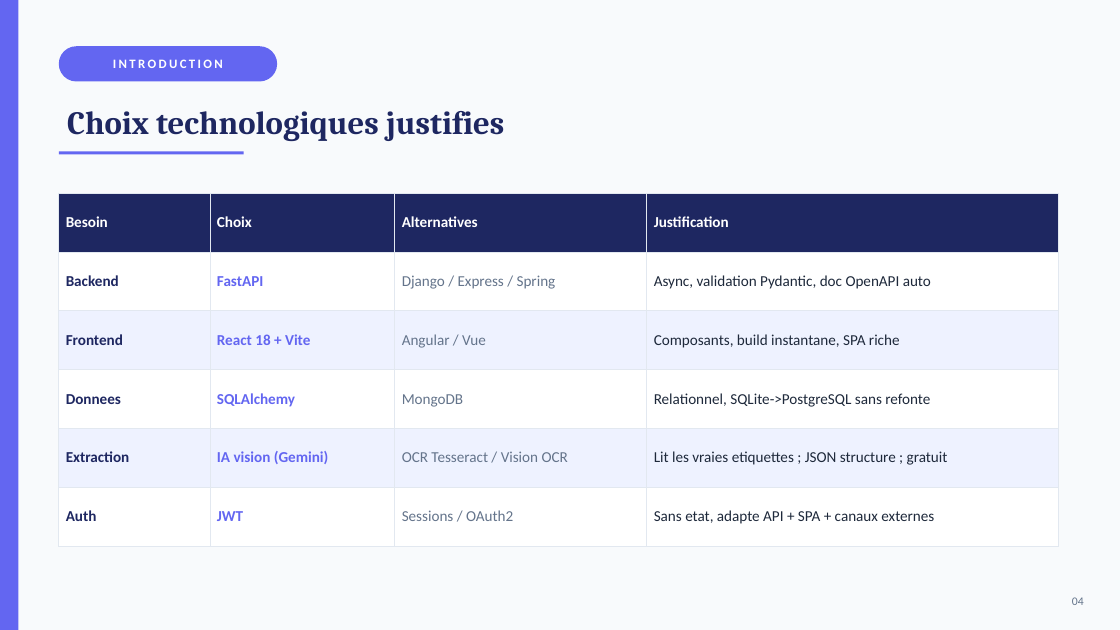
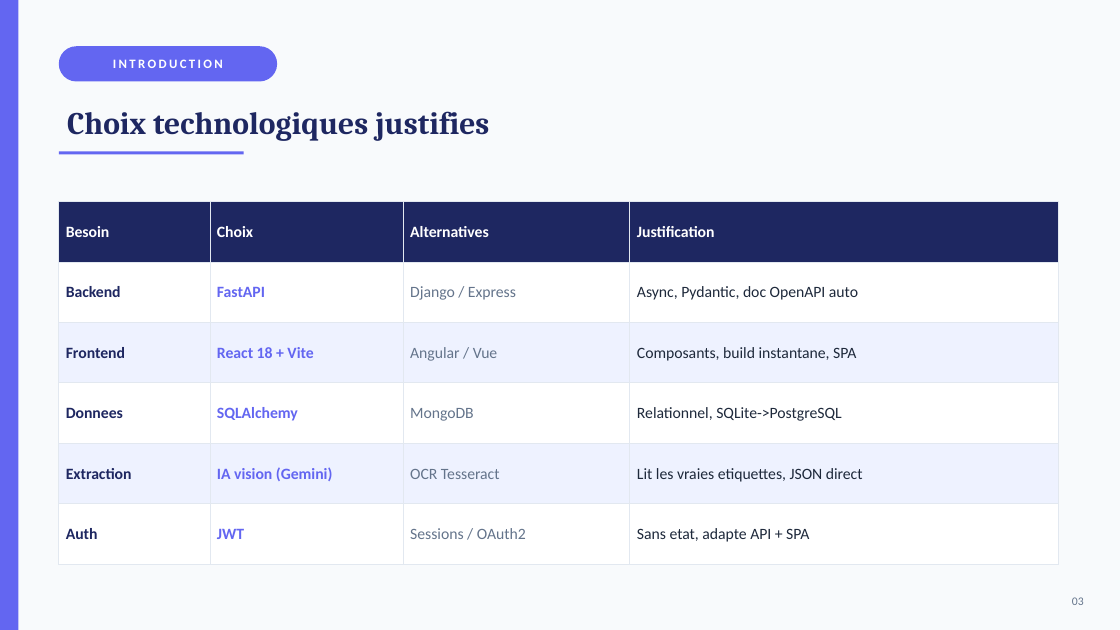
Before and after one commit to philippe-eftekhari/Projet-PIMP, a slide deck: slide 4 of presentation.pptx (slide 5 before the commit). Drawn at 1120x630 pixels with LibreOffice and Linux fonts; fonts in the diff are those of the drawing. Boxes give left, top, right and bottom in pixels: in the first picture for what was removed or moved away, otherwise in the second. Text is boxed around its words. In the diff, an @@ line names an element or a change of style, - is before the commit and + after.

```diff
--- a/presentation.pptx
+++ b/presentation.pptx
@@ text "Choix technologiques justifies" at [67, 111, 489, 141]: size 28 to 27 pt @@
@@ table at [59, 202, 1059, 565] @@
-row 2, column 3: Django / Express / Spring
+row 2, column 3: Django / Express
-row 2, column 4: Async, validation Pydantic, doc OpenAPI auto
+row 2, column 4: Async, Pydantic, doc OpenAPI auto
-row 3, column 4: Composants, build instantane, SPA riche
+row 3, column 4: Composants, build instantane, SPA
-row 4, column 4: Relationnel, SQLite->PostgreSQL sans refonte
+row 4, column 4: Relationnel, SQLite->PostgreSQL
-row 5, column 3: OCR Tesseract / Vision OCR
+row 5, column 3: OCR Tesseract
-row 5, column 4: Lit les vraies etiquettes ; JSON structure ; gratuit
+row 5, column 4: Lit les vraies etiquettes, JSON direct
-row 6, column 4: Sans etat, adapte API + SPA + canaux externes
+row 6, column 4: Sans etat, adapte API + SPA
@@ size 13 to 13.5 pt in "Besoin", "Choix", "Alternatives", "Justification" and 13 more places @@
@@ table: place and size @@
-table at [59, 193, 1059, 528]
+table at [59, 202, 1059, 565]
@@ text at [1072, 597, 1084, 605]: text changed @@
-04
+03
```
Also in this commit, not shown: 14 other slides changed, 5 slides removed, 6 other files.
